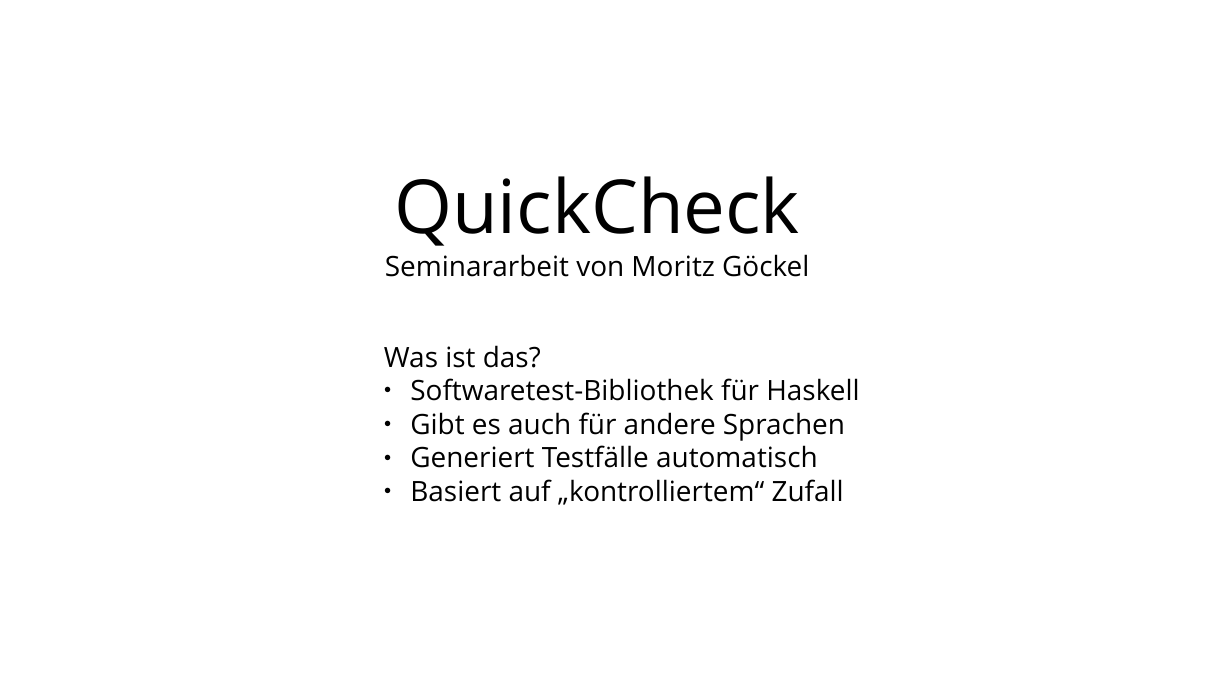
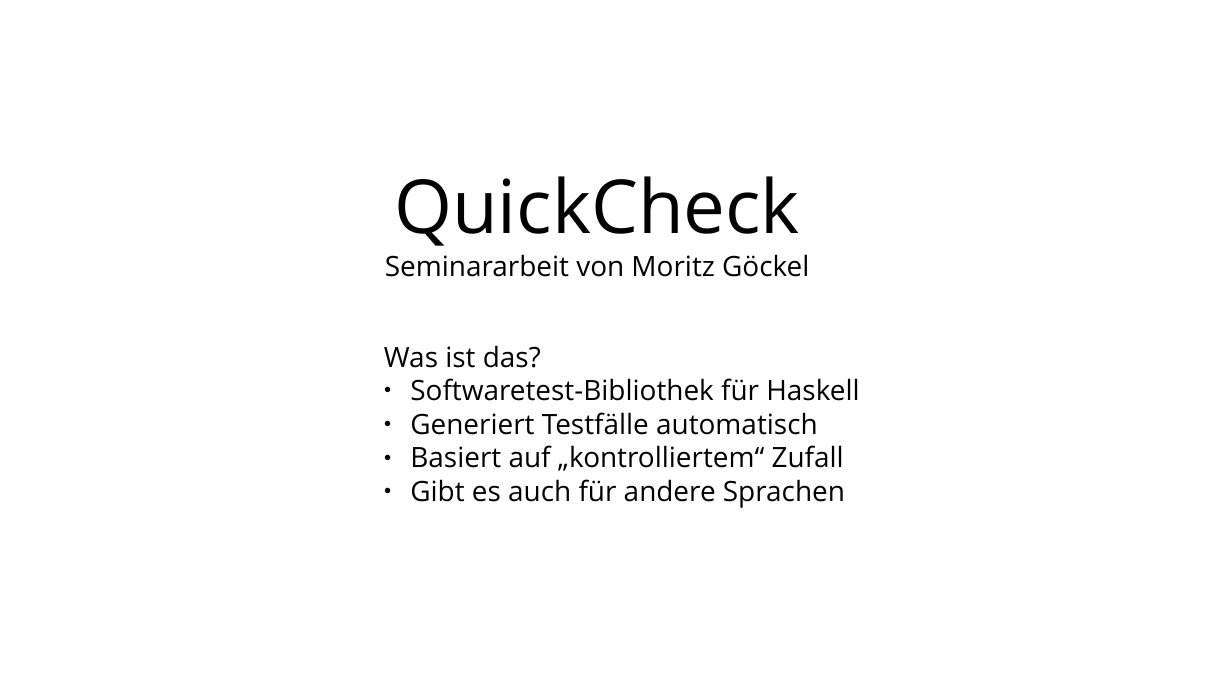
Before and after one commit to MoritzGoeckel/QuickCheck_Experiments, a slide deck: slide 1 of Praesentation.odp. Drawn at 1232x693 pixels with LibreOffice and Linux fonts; fonts in the diff are those of the drawing. Boxes give left, top, right and bottom in pixels: in the first picture for what was removed or moved away, otherwise in the second. Text is boxed around its words. In the diff, an @@ line names an element or a change of style, - is before the commit and + after.

```diff
--- a/Praesentation.odp
+++ b/Praesentation.odp
@@ text at [410,412,845,441]: paragraph removed @@
-● Gibt es auch für andere Sprachen
@@ text at [410,479,845,508]: paragraph added @@
+● Gibt es auch für andere Sprachen
```
Also in this commit, not shown: 3 other slides changed, 2 slides added, 1 other file.
